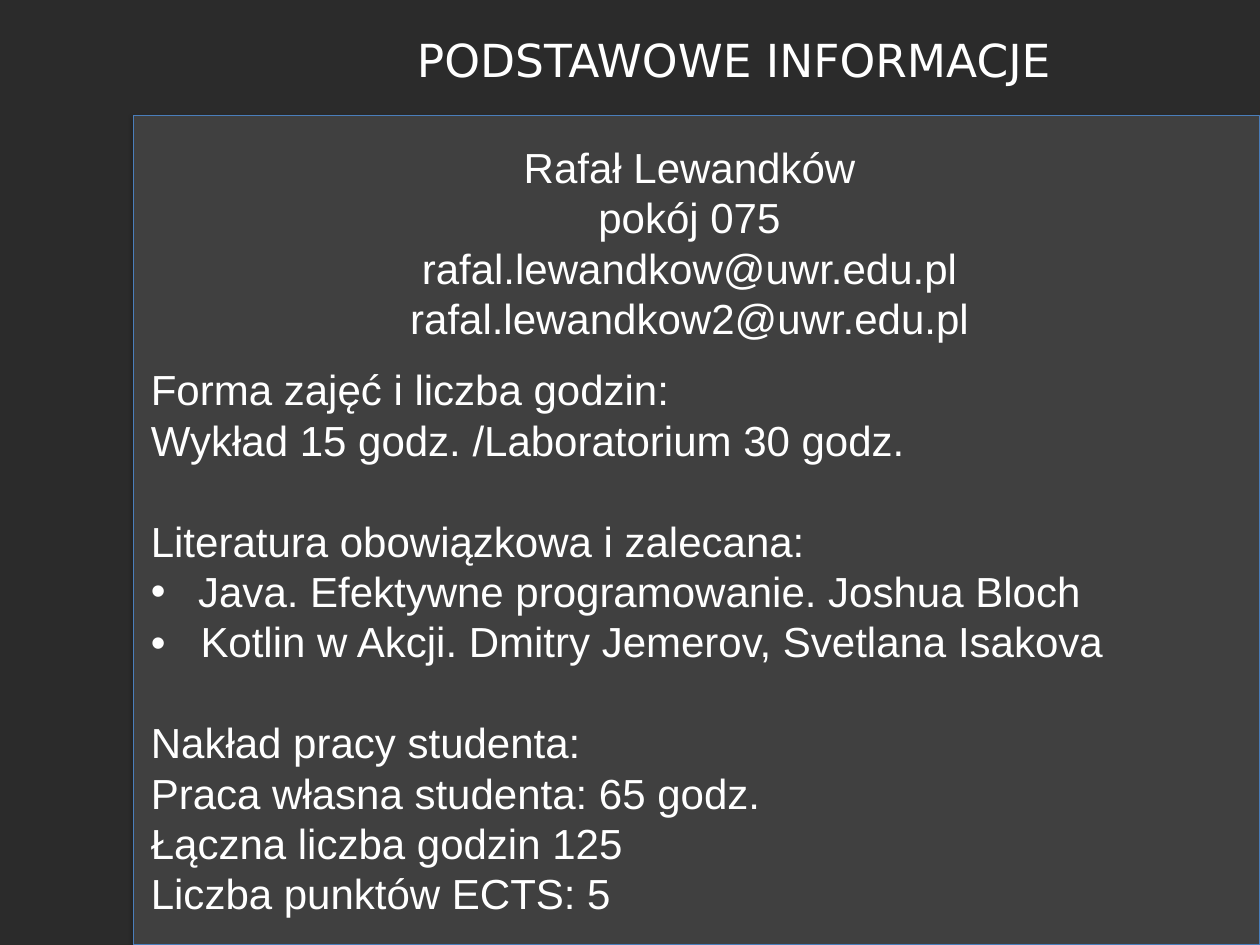
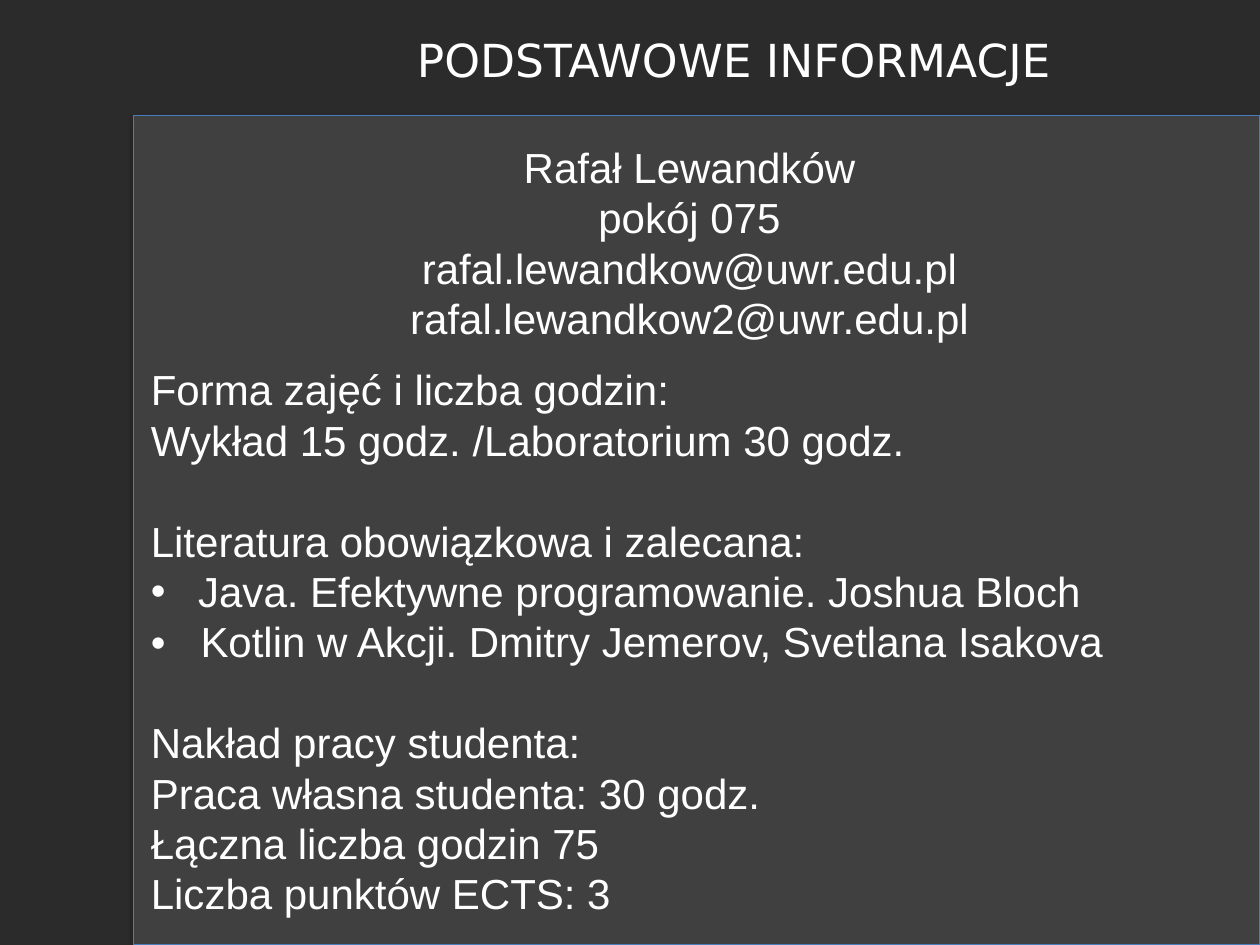
Before and after one commit to RafLew84/WpumKJ, a slide deck: slide 2 of 2021-2022/Wykład/Wyklad1.pptx. Drawn at 1260x945 pixels with LibreOffice and Linux fonts; fonts in the diff are those of the drawing; background and template pictures are left out; a plain dark background stands for a picture behind light text. Boxes give left, top, right and bottom in pixels: in the first picture for what was removed or moved away, otherwise in the second. Text is boxed around its words. In the diff, an @@ line names an element or a change of style, - is before the commit and + after.

```diff
--- a/2021-2022/Wykład/Wyklad1.pptx
+++ b/2021-2022/Wykład/Wyklad1.pptx
@@ text at <box>151,778,760,918</box>: text changed @@
-Praca własna studenta: 65 godz.
-Łączna liczba godzin 125
-Liczba punktów ECTS: 5
+Praca własna studenta: 30 godz.
+Łączna liczba godzin 75
+Liczba punktów ECTS: 3
```
